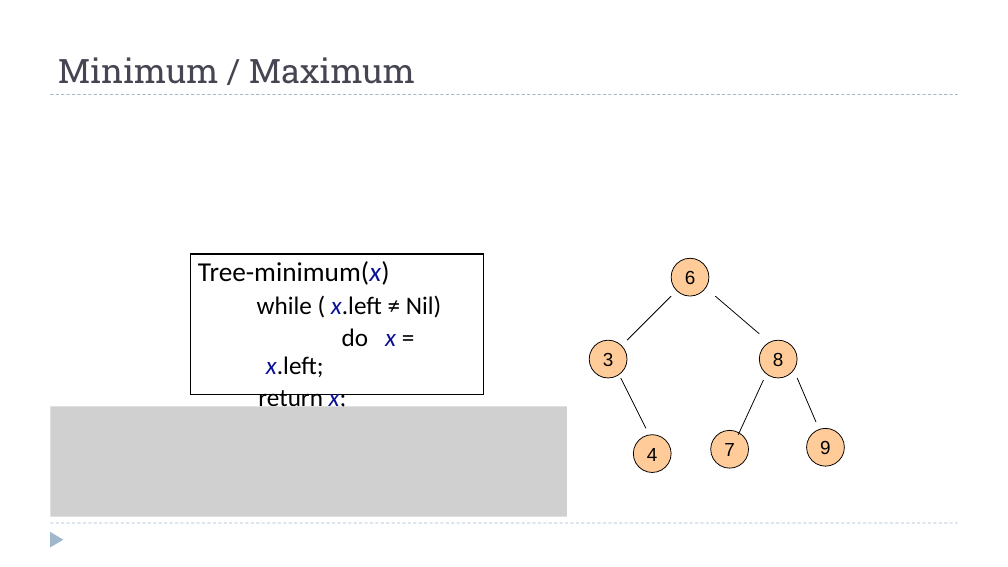
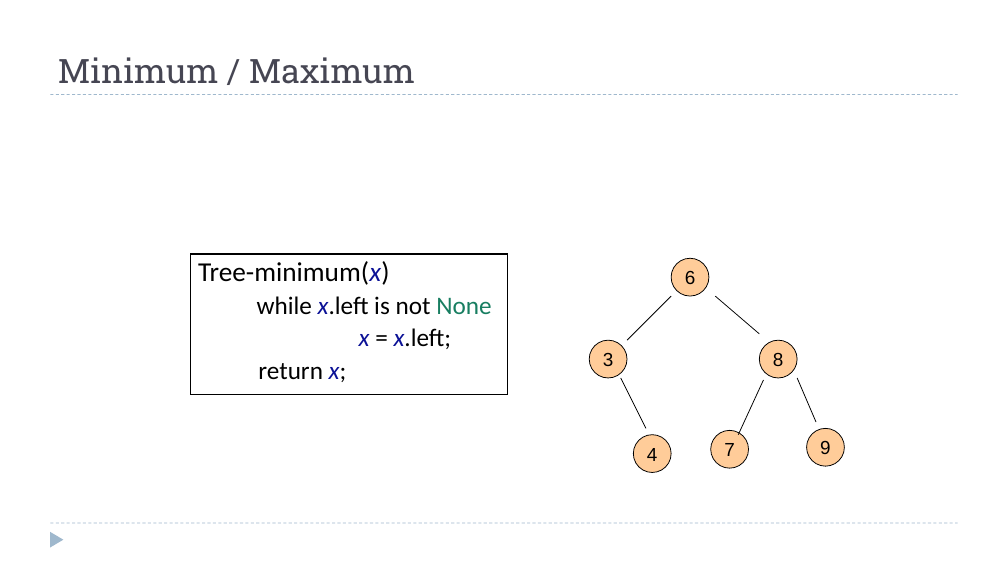
Before and after one commit to dsc-courses/dsc40b-2025-wi, a slide deck: slide 31 of materials/lectures/08-bst/slides.pptx (slide 20 before the commit). Drawn at 1008x567 pixels with LibreOffice and Linux fonts; fonts in the diff are those of the drawing; grey boxes stand for pictures. Boxes give left, top, right and bottom in pixels: in the first picture for what was removed or moved away, otherwise in the second. Text is boxed around its words. In the diff, an @@ line names an element or a change of style, - is before the commit and + after.

```diff
--- a/materials/lectures/08-bst/slides.pptx
+++ b/materials/lectures/08-bst/slides.pptx
@@ rectangle "Tree-minimum(x)": place and size @@
-rectangle "Tree-minimum(x)" at (191,254,484,395)
+rectangle "Tree-minimum(x)" at (191,254,507,395)
@@ text in rectangle at (257,296,491,349): text changed @@
-    while ( x.left ≠ Nil)
-    do x = x.left;
+    while x.left is not None
+    x = x.left;
@@ picture removed at (51,407,567,517) @@
```
Also in this commit, not shown: 11 other slides changed, 19 slides added, 20 other files.
